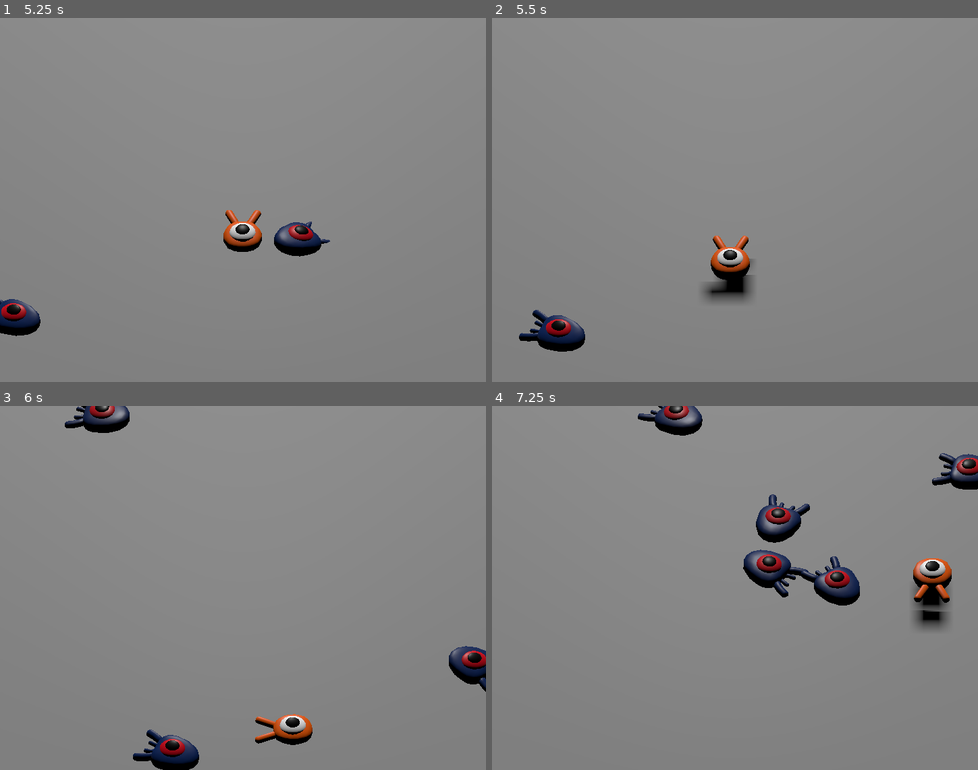
Above: before the commit, frames 1-4 (two rows, left to right).
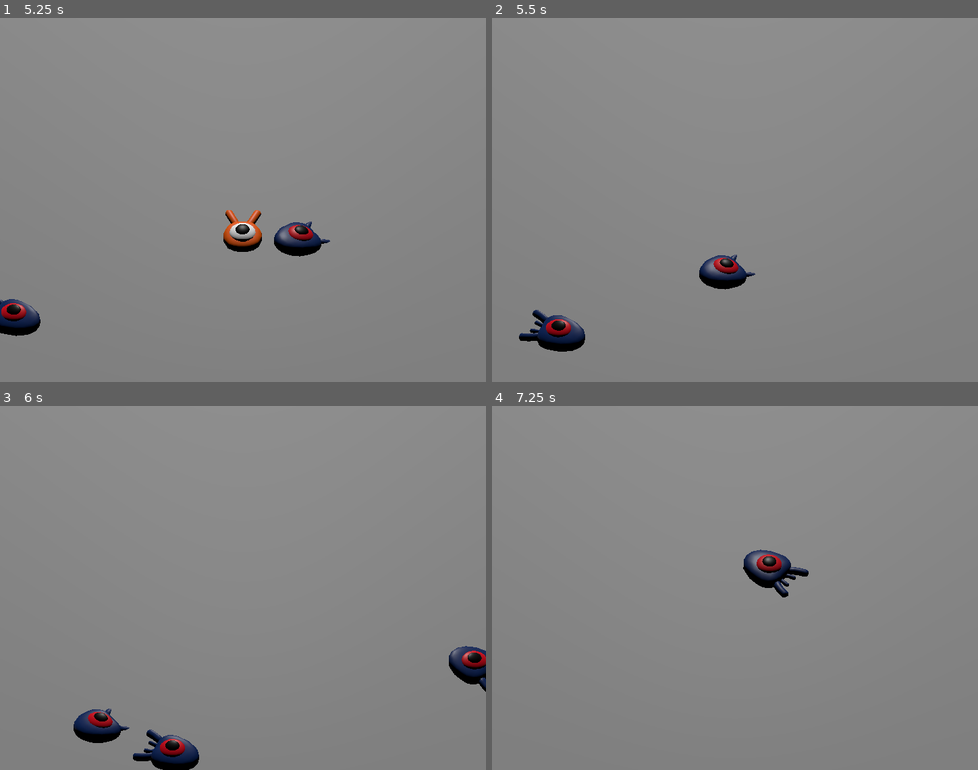
Above: after the commit, the same moments.

Repository: nextredo/workshop
Game: Godot game, scene res://main.tscn
The game is run twice, just before and just after one commit, with the same random seed, the same clock (stepped at 60 frames per second) and the same inputs.
Inputs:
- Up to frame 1 (5.25 s): tap Enter at 0.5 s; hold Right (move_right) 0.53-1.28 s; tap Space (jump) at 0.77, 1.52, 3.02, 3.77, 4.52 s; hold Down (move_back) 1.28-2.03 s; hold Right (move_right) 2.03-2.78 s; hold Up (move_forward) 2.78-3.53 s; hold Left (move_left) 3.53-5.03 s; hold Down (move_back) from 5.03 s (still down)
- Up to frame 2 (5.5 s): keep holding Down (move_back)
- Up to frame 3 (6 s): release Down (move_back) at 5.78 s; hold Right (move_right) from 5.78 s (still down)
- Up to frame 4 (7.25 s): tap Space (jump) at 6.02, 6.77 s; release Right (move_right) at 6.53 s; hold Up (move_forward) from 6.53 s (still down)

Frame 1 is identical in both runs. In frame 2, 1.4% of the frame differs, in the area x 42-55%, y 59-78%; in frame 3, 2.1%; in frame 4, 4.4%, in the area x 30-100%, y 0-62%.
Error after the commit: Invalid access to property or key 'position' on a base object of type 'null instance'. (res://main.gd:24)

Commit message:
refactor(player): add hitbox

Diff:
--- a/godot_garrison/first-3d-game/player.gd
+++ b/godot_garrison/first-3d-game/player.gd
@@ -1,4 +1,7 @@
 extends CharacterBody3D
+
+# Emitted when player has been hit by a mob
+signal hit
 
 # Player speed [m/s]
 @export var speed := 14
@@ -81,3 +84,12 @@
 
 				# Prevent duplicate calls
 				break
+
+# Kill player
+func die() -> void:
+	hit.emit()
+	queue_free()
+
+
+func _on_mob_detector_body_entered(_body: Node3D) -> void:
+	die()
--- a/godot_garrison/first-3d-game/player.tscn
+++ b/godot_garrison/first-3d-game/player.tscn
@@ -1,10 +1,14 @@
-[gd_scene load_steps=4 format=3 uid="uid://c2l1jtparf5ul"]
+[gd_scene load_steps=5 format=3 uid="uid://c2l1jtparf5ul"]
 
 [ext_resource type="PackedScene" uid="uid://d0ypm0v45pwdv" path="res://art/player.glb" id="1_4flbx"]
 [ext_resource type="Script" uid="uid://cm8ysr44fpayp" path="res://player.gd" id="1_onrkg"]
 
 [sub_resource type="SphereShape3D" id="SphereShape3D_onrkg"]
 radius = 0.8
+
+[sub_resource type="CylinderShape3D" id="CylinderShape3D_onrkg"]
+height = 0.220154
+radius = 1.04639
 
 [node name="Player" type="CharacterBody3D"]
 script = ExtResource("1_onrkg")
@@ -17,3 +21,14 @@
 [node name="CollisionShape3D" type="CollisionShape3D" parent="."]
 transform = Transform3D(1, 0, 0, 0, 1, 0, 0, 0, 1, 0, 0.75, 0)
 shape = SubResource("SphereShape3D_onrkg")
+
+[node name="MobDetector" type="Area3D" parent="."]
+collision_layer = 0
+collision_mask = 2
+monitorable = false
+
+[node name="CollisionShape3D" type="CollisionShape3D" parent="MobDetector"]
+transform = Transform3D(1, 0, 0, 0, 1, 0, 0, 0, 1, 0, 0.373074, 0)
+shape = SubResource("CylinderShape3D_onrkg")
+
+[connection signal="body_entered" from="MobDetector" to="." method="_on_mob_detector_body_entered"]
